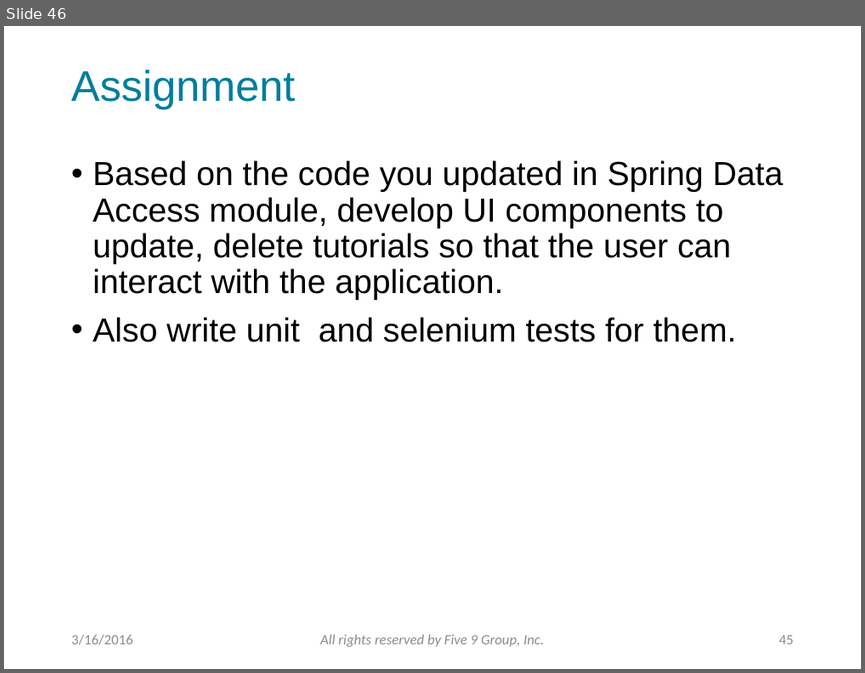
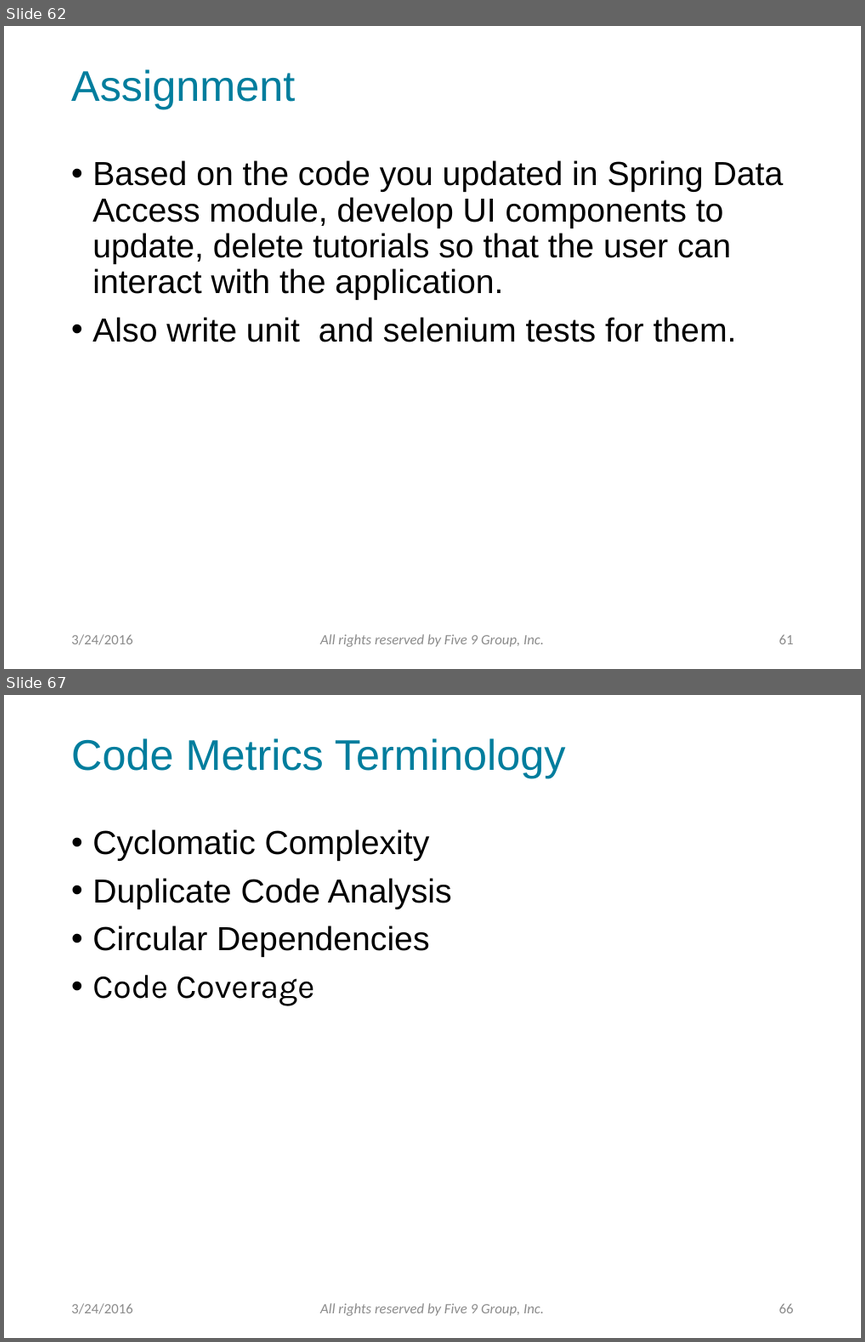
Before and after one commit to f9group/Training, a slide deck: PowerPoints/SpringFramework.pptx. Shown one above the other, each under a label of ours: slide 46 before the commit, slides 62 and 67 after it; the slides between them are not shown. The pictures are 865x673 and 865x1342 pixels, drawn with LibreOffice and Linux fonts; fonts in the diff are those of the drawing; background and template pictures are left out. Boxes give left, top, right and bottom in pixels: in the first picture for what was removed or moved away, otherwise in the second. Text is boxed around its words. In the diff, an @@ line names an element or a change of style, - is before the commit and + after.

```diff
--- a/PowerPoints/SpringFramework.pptx
+++ b/PowerPoints/SpringFramework.pptx
@@ slide 67 added at (4, 695, 861, 1338), background picture (left out) @@
@@ title added at (71, 738, 566, 778), 36 pt, text #007D9D @@
+Code Metrics Terminology
@@ text added at (92, 829, 452, 1006), 28 pt, text #000000 @@
+• Cyclomatic Complexity
+• Duplicate Code Analysis
+• Circular Dependencies
+• Code Coverage
@@ text added at (71, 1303, 132, 1314), 12 pt, text #8C8C8C @@
+3/24/2016
@@ text added at (320, 1303, 544, 1315), 12 pt, text #8C8C8C, italic @@
+All rights reserved by Five 9 Group, Inc.
@@ page number added at (779, 1304, 794, 1313), 12 pt, text #8C8C8C @@
+66
@@ what was slide 46 is now slide 62 @@
@@ slide 62 changed as well @@
@@ text at (71, 634, 132, 645): text changed @@
-3/16/2016
+3/24/2016
@@ page number at (779, 635, 794, 644): text changed @@
-45
+61
```
Also in this commit, not shown: 40 other slides changed, 25 other slides added, 1 other file.
